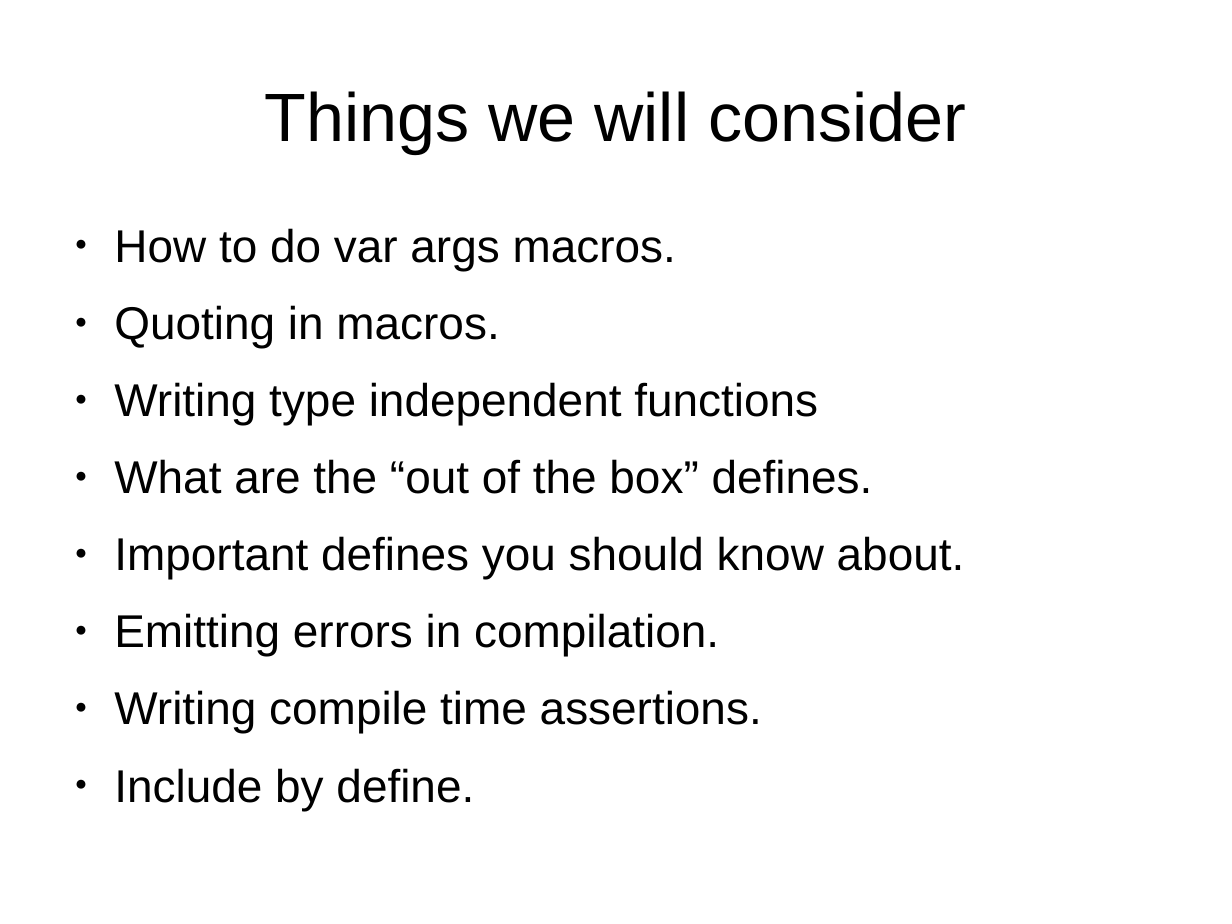
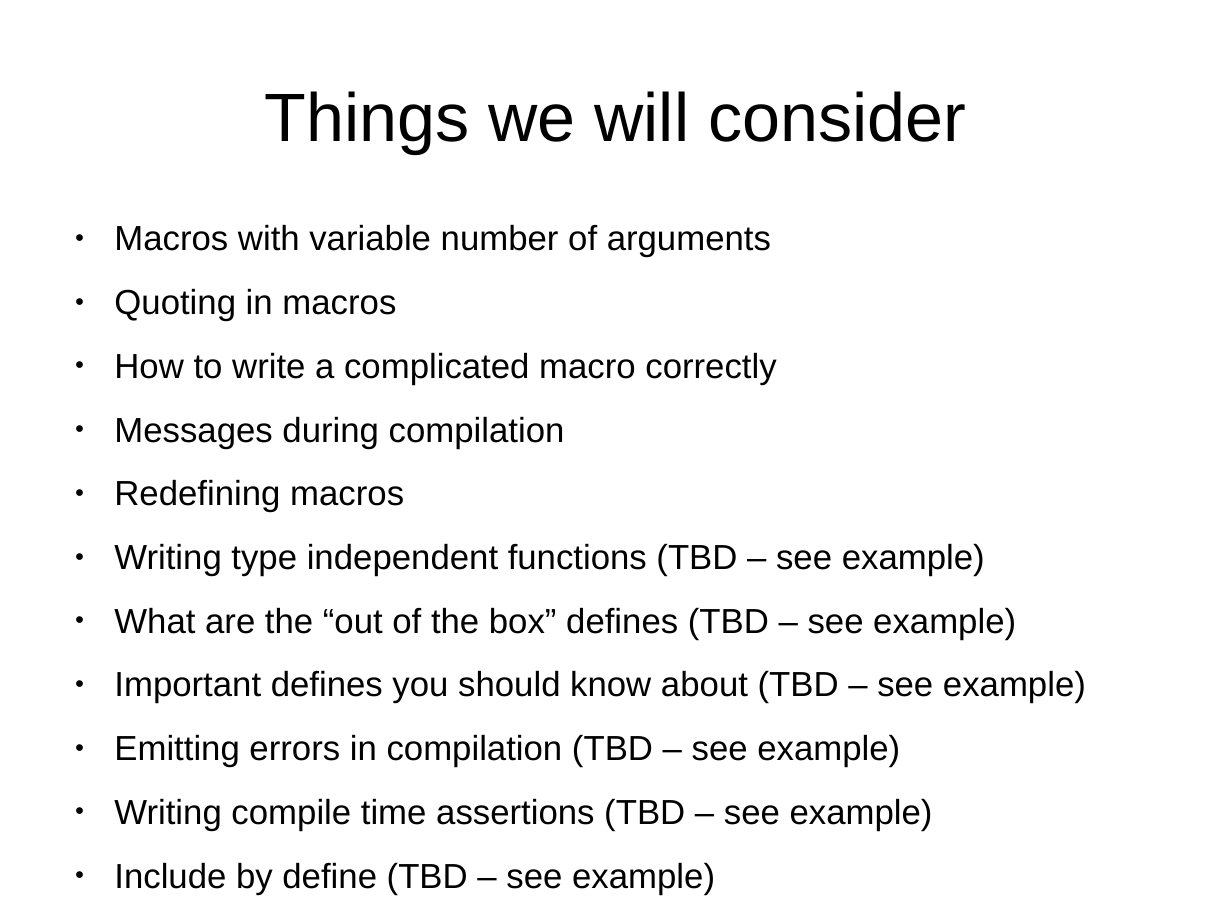
Before and after one commit to kalmuthu/slides, a slide deck: slide 2 of odp/c_pre_processor.odp. Drawn at 1232x924 pixels with LibreOffice and Linux fonts; fonts in the diff are those of the drawing. Boxes give left, top, right and bottom in pixels: in the first picture for what was removed or moved away, otherwise in the second. Text is boxed around its words. In the diff, an @@ line names an element or a change of style, - is before the commit and + after.

```diff
--- a/odp/c_pre_processor.odp
+++ b/odp/c_pre_processor.odp
@@ text at (x1=114, y1=224, x2=1086, y2=895): text changed; size 29.6 to 22.4 pt @@
-● How to do var args macros.
-● Quoting in macros.
-● Writing type independent functions
-● What are the “out of the box” defines.
-● Important defines you should know about.
-● Emitting errors in compilation.
-● Writing compile time assertions.
-● Include by define.
+● Macros with variable number of arguments
+● Quoting in macros
+● How to write a complicated macro correctly
+● Messages during compilation
+● Redefining macros
+● Writing type independent functions (TBD – see example)
+● What are the “out of the box” defines (TBD – see example)
+● Important defines you should know about (TBD – see example)
+● Emitting errors in compilation (TBD – see example)
+● Writing compile time assertions (TBD – see example)
+● Include by define (TBD – see example)
```
Also in this commit, not shown: 2 other slides changed, 2 slides added.
